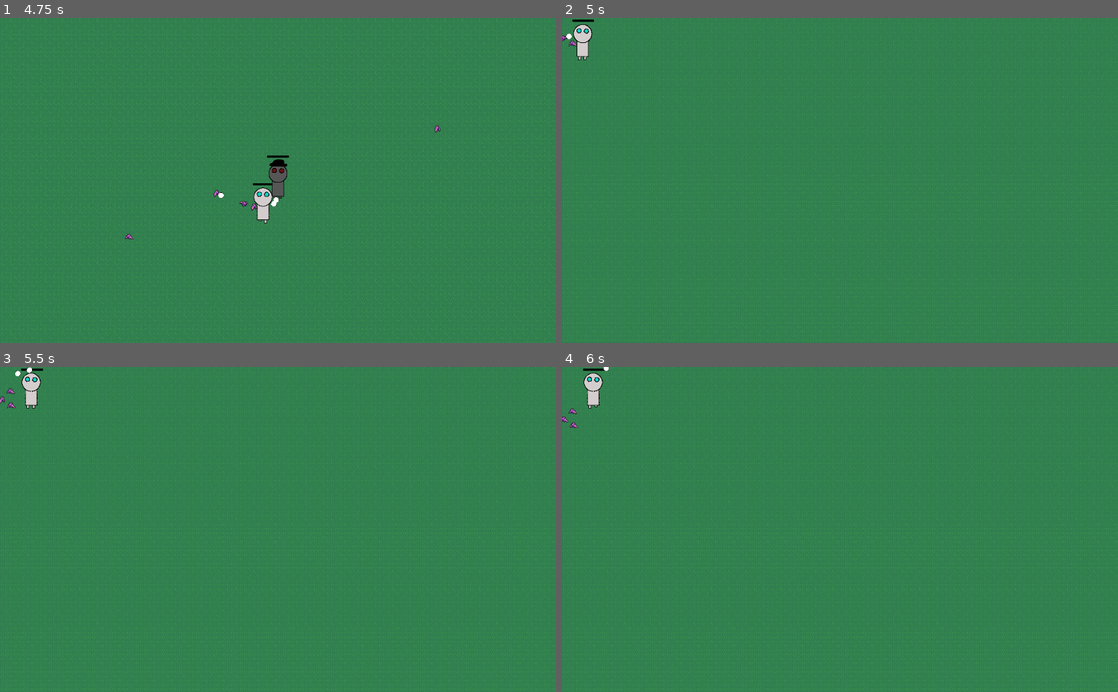
Above: before the commit, frames 1-4 (two rows, left to right).
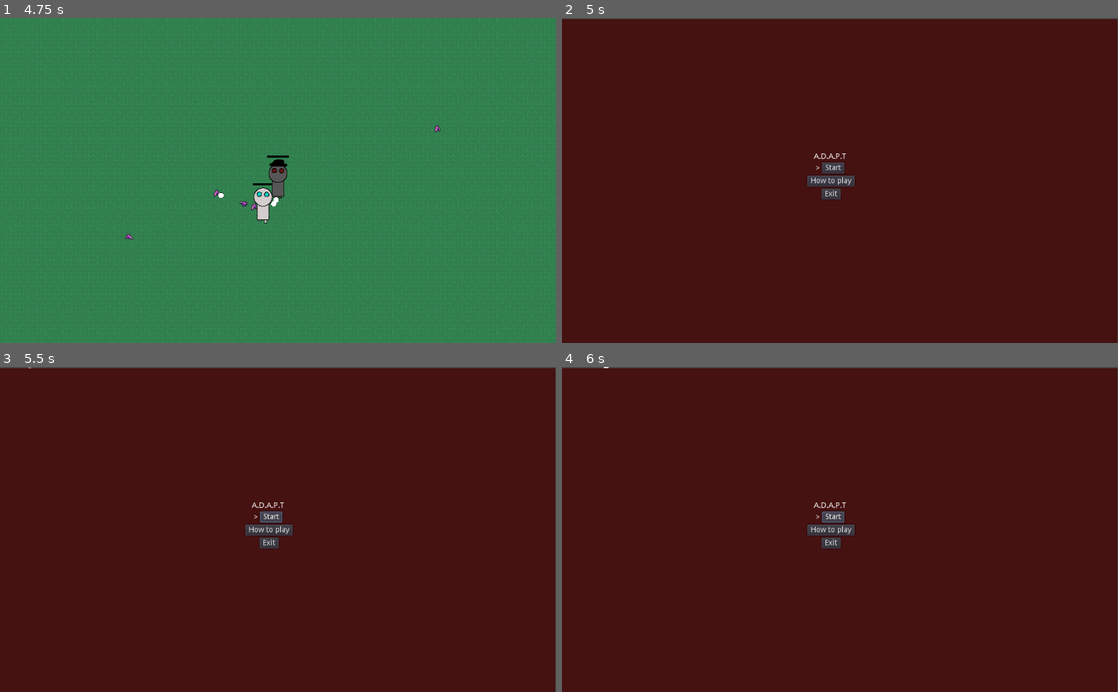
Above: after the commit, the same moments.

Repository: doomium-chloride/kiwijam2021-ADAPT
Game: Godot game, scene res://Levels/TestLevel.tscn
Two runs of this game, one before a commit and one after it. Both use one fixed random seed, a clock stepped at 60 frames per second and the inputs below. This scene is started directly instead of the project's main scene.
Inputs (mouse positions are in pixels of both pictures, inside the frame that each line leads up to):
- Up to frame 1 (4.75 s): tap Enter (ui_accept) at 0.5, 0.77, 1.52, 3.02, 3.77, 4.52 s; move the mouse to (400, 164) at 0.52 s; hold Right (ui_right) 0.53-1.28 s; click (400, 164) at 0.67 s; move the mouse to (166, 196) at 1.27 s; hold Down (ui_down) 1.28-2.03 s; move the mouse to (333, 109) at 2.02 s; hold Right (ui_right) 2.03-2.78 s; move the mouse to (250, 245) at 2.77 s; hold Up (ui_up) 2.78-3.53 s; click (250, 245) at 2.92 s; move the mouse to (444, 229) at 3.52 s; hold Left (ui_left) from 3.53 s (still down); move the mouse to (111, 131) at 4.27 s
- Up to frame 2 (5 s): keep holding Left (ui_left)
- Up to frame 3 (5.5 s): release Left (ui_left) at 5 s; click (272, 516) at 5 s, where only the run after the commit has a clickable "Start"
- Up to frame 4 (6 s): click (834, 516) at 5.75 s, where only the run after the commit has a clickable "Start"

Frame 1 is identical in both runs. In frame 2, 100% of the frame differs, in the area x 0-100%, y 0-100%; in frame 3, 100%; in frame 4, 100%.

Commit message:
Goto home menu on death

Diff:
--- a/Actors/Player.tscn
+++ b/Actors/Player.tscn
@@ -47,7 +47,6 @@
 
 [node name="CollisionBody" type="CollisionShape2D" parent="."]
 position = Vector2( 1.25, 75 )
-scale = Vector2( 1, 1 )
 shape = SubResource( 3 )
 
 [node name="Camera2D" type="Camera2D" parent="."]
--- a/Scripts/Player.gd
+++ b/Scripts/Player.gd
@@ -90,6 +90,7 @@
 	if dead:
 		# TODO: go to death scene
 		queue_free()
+		Global.goto_scene("res://Menu/HomeMenu.tscn")
 
 func multiply_minions():
 	if lose_adapt(max_adapt * 0.99):
